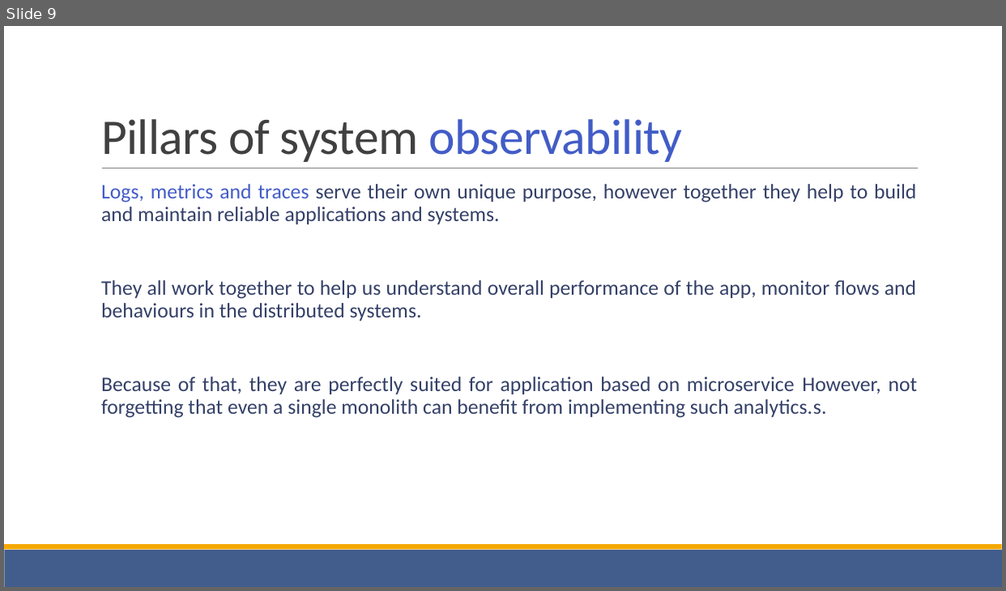
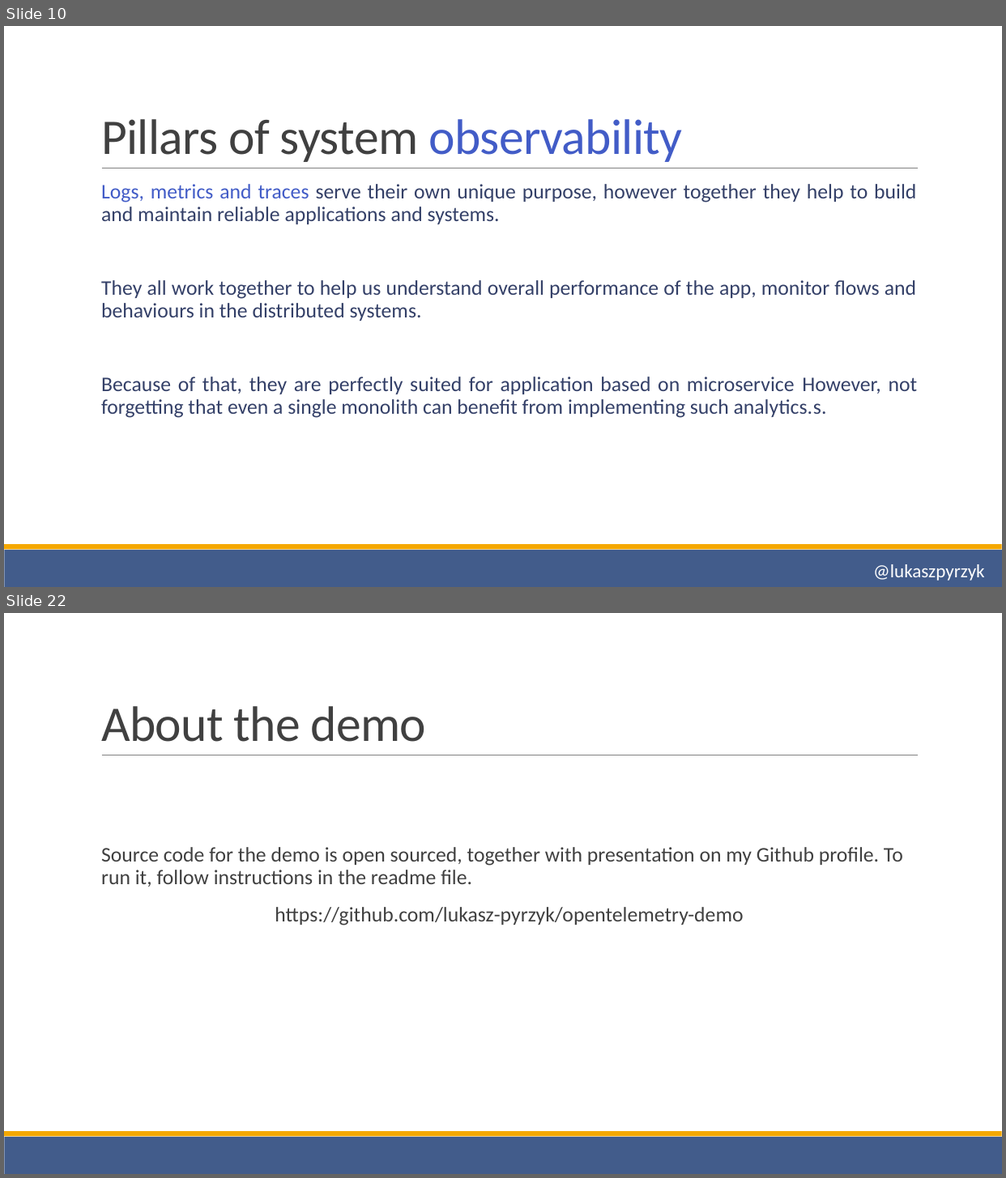
Before and after one commit to lukasz-pyrzyk/opentelemetry-demo, a slide deck: OpenTelemetry.pptx. Shown one above the other, each under a label of ours: slide 9 before the commit, slides 10 and 22 after it; the slides between them are not shown. The pictures are 1006x591 and 1006x1178 pixels, drawn with LibreOffice and Linux fonts; fonts in the diff are those of the drawing. Boxes give left, top, right and bottom in pixels: in the first picture for what was removed or moved away, otherwise in the second. Text is boxed around its words. In the diff, an @@ line names an element or a change of style, - is before the commit and + after.

Commit message:
Ending slides and demo

```diff
--- a/OpenTelemetry.pptx
+++ b/OpenTelemetry.pptx
@@ slide 22 added at [4, 613, 1002, 1174], background #FFFFFF; not listed: 3 template elements that a slide beside it also shows @@
@@ title added at [101, 706, 427, 742], 48 pt, text #404040 @@
+About the demo
@@ text added at [101, 847, 903, 926], 20 pt, text #404040 @@
+  Source code for the demo is open sourced, together with presentation on my Github profile. To run it, follow instructions in the readme file.
+  https://github.com/lukasz-pyrzyk/opentelemetry-demo
@@ what was slide 9 is now slide 10 @@
@@ slide 10 changed as well @@
@@ text added at [873, 565, 984, 581], 18 pt, text #FFFFFF @@
+@lukaszpyrzyk
```
Also in this commit, not shown: 7 other slides changed, 15 other slides added, 9 slides removed.
